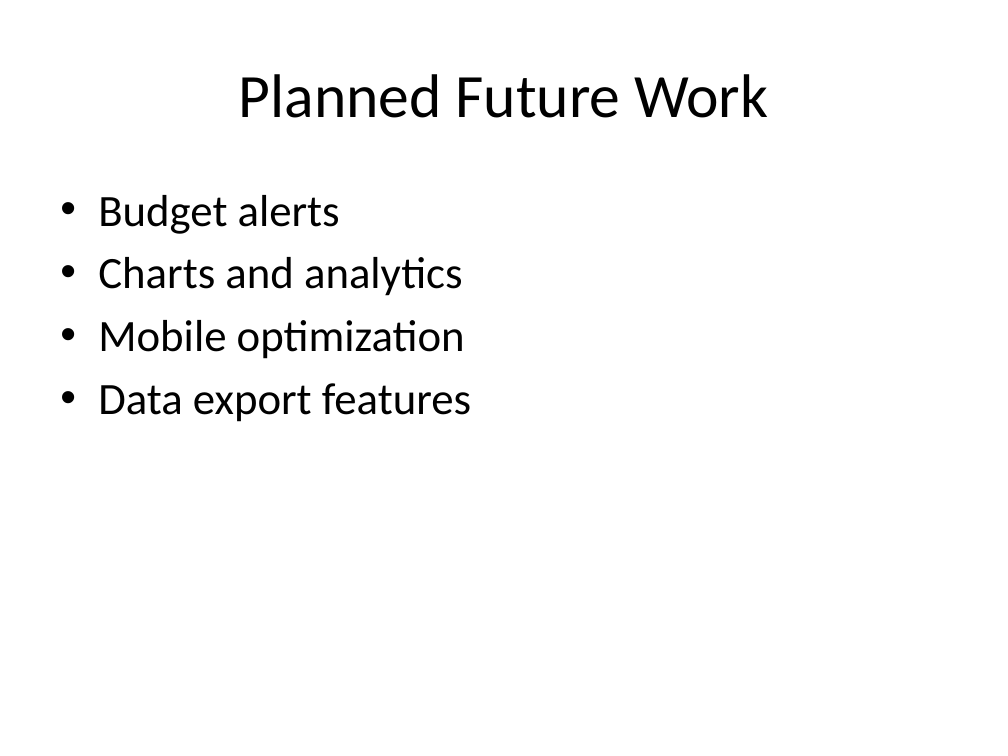
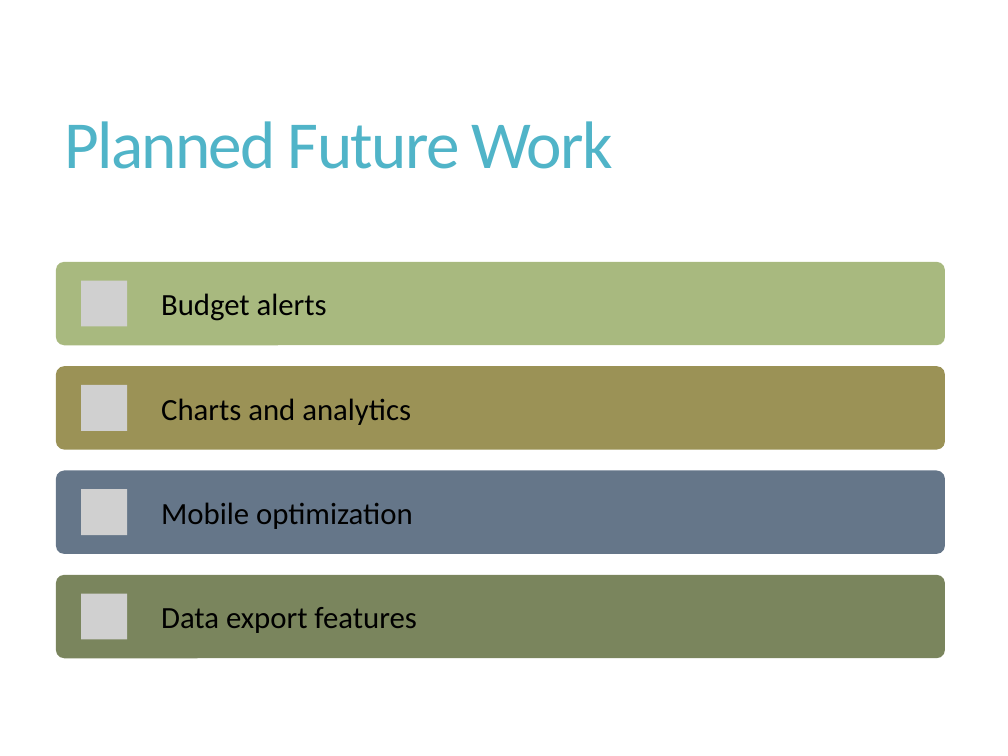
Before and after one commit to Buesse7310/Project-Alex-Roma-Nick-Eva-, a slide deck: slide 10 of docs/phase1/Spending_Habit_Tracker_Phase1.pptx. Drawn at 1008x756 pixels with LibreOffice and Linux fonts; fonts in the diff are those of the drawing; grey boxes stand for pictures. Boxes give left, top, right and bottom in pixels: in the first picture for what was removed or moved away, otherwise in the second. Text is boxed around its words. In the diff, an @@ line names an element or a change of style, - is before the commit and + after.

```diff
--- a/docs/phase1/Spending_Habit_Tracker_Phase1.pptx
+++ b/docs/phase1/Spending_Habit_Tracker_Phase1.pptx
@@ title "Planned Future Work": place and size @@
-title "Planned Future Work" at [239,74,768,118]
+title "Planned Future Work" at [64,121,612,169]
@@ title "Planned Future Work" at [64,121,612,169]: size 44 to 48 pt, text colour #000000 to #50B4C8, letter spacing 0 to -1.2 pt; alignment centre to left; line spacing 1 to 0.9 @@
@@ text removed at [98,195,471,422] @@
-• Budget alerts
-• Charts and analytics
-• Mobile optimization
-• Data export features
@@ group added at [55,262,944,658]: 4 rounded rectangles, 4 pictures, 4 texts @@
+Budget alerts
+Charts and analytics
+Mobile optimization
+Data export features
```
Also in this commit, not shown: 11 other slides changed.
